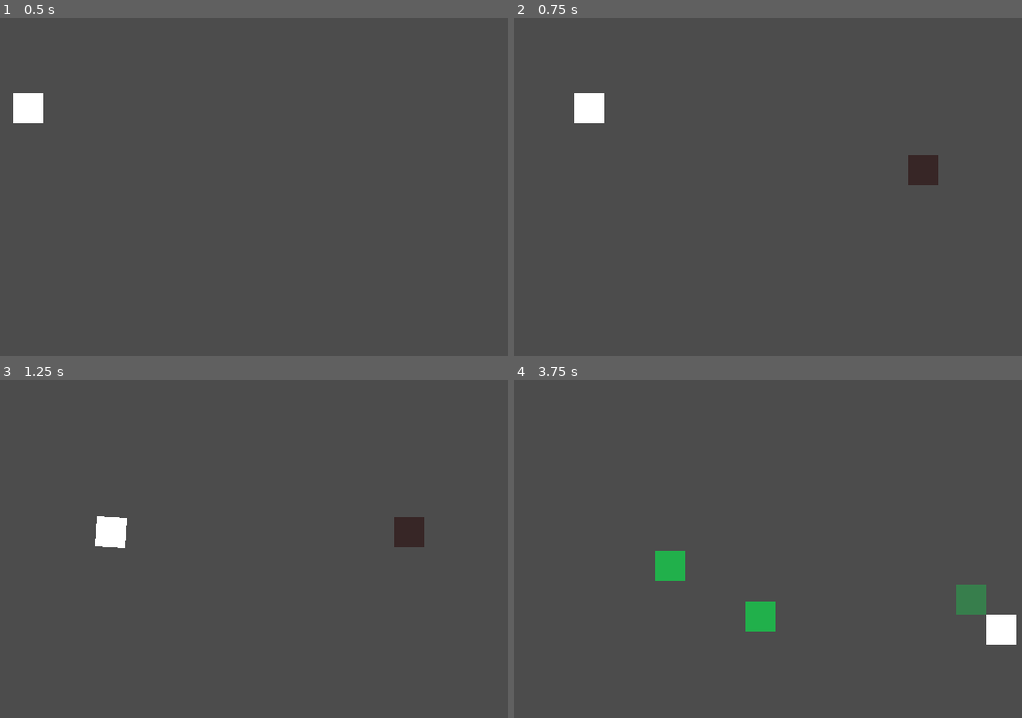
Above: before the commit, frames 1-4 (two rows, left to right).
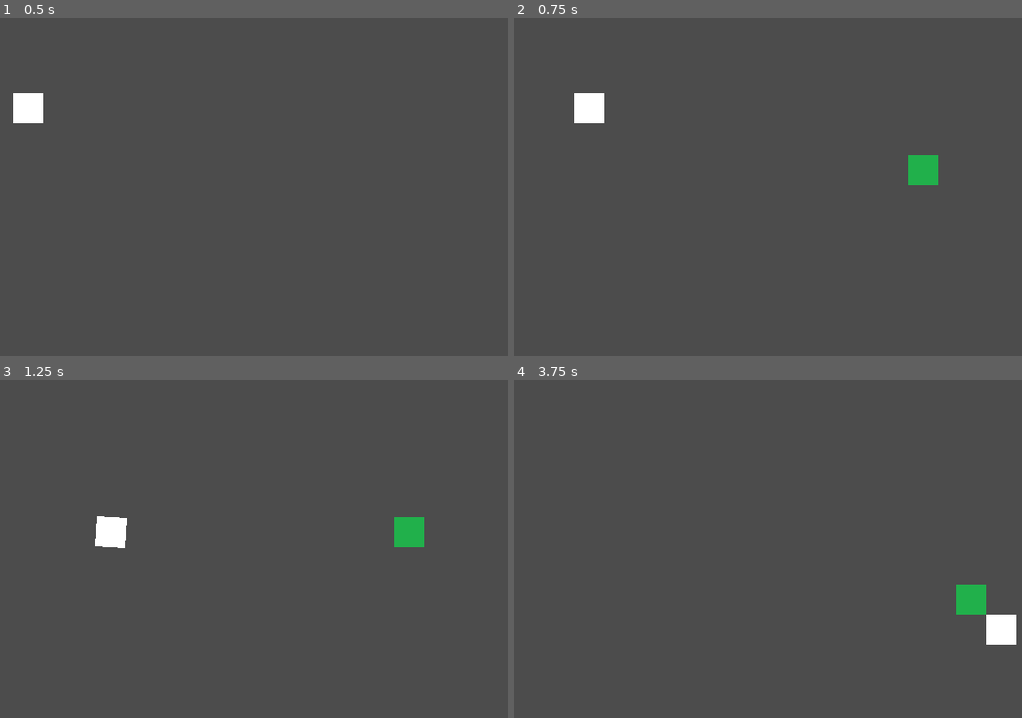
Above: after the commit, the same moments.

Repository: TylerPelaez/TowerCard
Game: Godot game, scene res://World/TestLevel.tscn
Two runs of this game, one before a commit and one after it. Both use one fixed random seed, a clock stepped at 60 frames per second and the inputs below.
Inputs (mouse positions are in pixels of both pictures, inside the frame that each line leads up to):
- Up to frame 1 (0.5 s): no input
- Up to frame 2 (0.75 s): move the mouse to (925, 170) at 0.52 s; tap E (dev_place_tower) at 0.6 s
- Up to frame 3 (1.25 s): no input
- Up to frame 4 (3.75 s): move the mouse to (671, 565) at 1.27 s; click (671, 565) at 1.35 s; move the mouse to (849, 474) at 2.02 s; tap E (dev_place_tower) at 2.1, 3.6 s; move the mouse to (762, 616) at 2.77 s; click (762, 616) at 2.85 s; move the mouse to (971, 599) at 3.52 s

Frame 1 is identical in both runs. In frame 2, 0.5% of the frame differs, in the area x 77-84%, y 40-50%; in frame 3, 0.5%; in frame 4, 1.6%, in the area x 27-93%, y 50-75%.
Error after the commit: Parse Error: Parse error: Spaces used before tabs on a line (res://Towers/BaseTower.gd:29)

Commit message:
WIP: Towers can shoot now

Diff:
--- /dev/null
+++ b/Other/Hitbox.gd
@@ -0,0 +1,7 @@
+extends Area2D
+
+export var damage := 1
+
+
+func _on_Hitbox_area_entered(hurtbox):
+	hurtbox.emit_signal("hit", damage)
--- /dev/null
+++ b/Other/Hitbox.tscn
@@ -0,0 +1,11 @@
+[gd_scene load_steps=2 format=2]
+
+[ext_resource path="res://Other/Hitbox.gd" type="Script" id=1]
+
+[node name="Hitbox" type="Area2D"]
+collision_layer = 0
+collision_mask = 0
+script = ExtResource( 1 )
+
+[node name="Collider" type="CollisionShape2D" parent="."]
+[connection signal="area_entered" from="." to="." method="_on_Hitbox_area_entered"]
--- /dev/null
+++ b/Other/Hurtbox.gd
@@ -0,0 +1,4 @@
+extends Area2D
+
+# warning-ignore:unused_signal
+signal hit(damage)
--- /dev/null
+++ b/Other/Hurtbox.tscn
@@ -0,0 +1,10 @@
+[gd_scene load_steps=2 format=2]
+
+[ext_resource path="res://Other/Hurtbox.gd" type="Script" id=1]
+
+[node name="Hurtbox" type="Area2D"]
+collision_layer = 0
+collision_mask = 0
+script = ExtResource( 1 )
+
+[node name="Collider" type="CollisionShape2D" parent="."]
--- a/Player/PlayerController.gd
+++ b/Player/PlayerController.gd
@@ -31,13 +31,13 @@
 			held_tower.global_position = held_tower.get_global_mouse_position()
 
 			if !can_place_held_tower():
-				held_tower.setCantPlaceColor()
+				held_tower.set_cant_place_color()
 				return
 
 			if Input.is_action_just_pressed("place_tower"):
 				_place_tower()
 			else:
-				held_tower.setCanPlaceColor()
+				held_tower.set_can_place_color()
 
 func set_level_placement_area(area: Node) -> void:
 	level_placement_area = area
--- /dev/null
+++ b/Towers/BaseProjectile.gd
@@ -0,0 +1,10 @@
+extends Node2D
+
+func _ready():
+	pass
+
+func _on_Hitbox_area_entered(area):
+	queue_free()
+
+func _on_Hitbox_body_entered(body):
+	queue_free()
--- /dev/null
+++ b/Towers/BaseProjectile.tscn
@@ -0,0 +1,15 @@
+[gd_scene load_steps=3 format=2]
+
+[ext_resource path="res://Other/Hitbox.tscn" type="PackedScene" id=1]
+[ext_resource path="res://Towers/BaseProjectile.gd" type="Script" id=2]
+
+[node name="BaseProjectile" type="Node2D"]
+script = ExtResource( 2 )
+
+[node name="Sprite" type="Sprite" parent="."]
+
+[node name="VisibilityNotifier2D" type="VisibilityNotifier2D" parent="."]
+
+[node name="Hitbox" parent="." instance=ExtResource( 1 )]
+[connection signal="area_entered" from="Hitbox" to="." method="_on_Hitbox_area_entered"]
+[connection signal="body_entered" from="Hitbox" to="." method="_on_Hitbox_body_entered"]
--- a/Towers/BaseTower.gd
+++ b/Towers/BaseTower.gd
@@ -1,25 +1,77 @@
 extends Area2D
 class_name BaseTower
 
-const cantPlaceColor: Color = Color(1, 0, 0, 0.5)
-const transparentColor: Color = Color(1, 1, 1, 0.5)
-const opaqueColor: Color = Color(1, 1, 1, 1)
+const RED_TRANSPARENT_COLOR: Color = Color(1, 0, 0, 0.5)
+const GREEN_TRANSPARENT_COLOR: Color = Color(0, 1, 0, 0.5)
+const DEFAULT_COLOR: Color = Color(1, 1, 1, 1)
 
-onready var sprite = $Sprite
+export var attack_range: float = 30 setget set_attack_range
+export var cooldown: float
+
+onready var sprite: Sprite = $Sprite
+onready var attackRange: Area2D = $AttackRange
+onready var attackRangeCollider: CollisionShape2D = $AttackRange/CollisionShape
+onready var fireBulletTimer: Timer = $FireBulletTimer
+
 var active: bool = false
+var draw_range: bool = false
 
 func _ready() -> void:
-	sprite.modulate = transparentColor
+	sprite.modulate = GREEN_TRANSPARENT_COLOR
+	draw_range = true
 
-func _process(delta: float) -> void:
-	pass
+func _physics_process(delta: float) -> void:
+	if !active:
+		return
+
+	if fireBulletTimer.time_left <= 0:
+		var target = find_target()
+	 	if target != null:
+			fire(target)
+
+	# Force _draw() to be called
+	update()
+
+
+func _draw() -> void:
+	if draw_range || Utils.DRAW_DEBUG:
+		draw_circle(Vector2.ZERO, attack_range, Color(0, 0, 1, 0.25))
+
+func set_attack_range(value: float) -> void:
+	attack_range = value
+	set_range_collider_size()
+
+func set_range_collider_size() -> void:
+	if attackRangeCollider.shape is CircleShape2D:
+		attackRangeCollider.shape.radius = attack_range
 
 func build_tower() -> void:
-	sprite.modulate = opaqueColor
+	sprite.modulate = DEFAULT_COLOR
 	active = true
+	draw_range = false
+	attackRangeCollider.disabled = false
+	set_range_collider_size()
 
-func setCantPlaceColor() -> void:
-	sprite.modulate = cantPlaceColor
+# This returns a BaseEnemy, or null if none found
+# TODO: make this not be so terribly inefficient.
+func find_target():
+	var overlappingAreas = get_overlapping_areas()
+	if overlappingAreas.empty():
+		return null
 
-func setCanPlaceColor() -> void:
-	sprite.modulate = transparentColor
+	var maxUnitOffset: float = -1.0
+	var target = null
+	for area in overlappingAreas:
+		if area is BaseEnemy && area.unit_offset > maxUnitOffset:
+			maxUnitOffset = area.unit_offset
+			target = area
+	return target
+
+func fire(target: BaseEnemy) -> void:
+
+
+func set_cant_place_color() -> void:
+	sprite.modulate = RED_TRANSPARENT_COLOR
+
+func set_can_place_color() -> void:
+	sprite.modulate = GREEN_TRANSPARENT_COLOR
--- a/Towers/BaseTower.tscn
+++ b/Towers/BaseTower.tscn
@@ -1,6 +1,9 @@
-[gd_scene load_steps=2 format=2]
+[gd_scene load_steps=3 format=2]
 
 [ext_resource path="res://Towers/BaseTower.gd" type="Script" id=1]
+
+[sub_resource type="CircleShape2D" id=1]
+radius = 0.01
 
 [node name="BaseTower" type="Area2D"]
 collision_mask = 3
@@ -9,3 +12,14 @@
 [node name="Sprite" type="Sprite" parent="."]
 
 [node name="PlacementCollider" type="CollisionShape2D" parent="."]
+
+[node name="AttackRange" type="Area2D" parent="."]
+collision_layer = 0
+collision_mask = 4
+
+[node name="CollisionShape2D" type="CollisionShape2D" parent="AttackRange"]
+shape = SubResource( 1 )
+disabled = true
+
+[node name="FireBulletTimer" type="Timer" parent="."]
+autostart = true
--- /dev/null
+++ b/Utils.gd
@@ -0,0 +1,3 @@
+extends Node
+
+var DRAW_DEBUG = true
--- a/project.godot
+++ b/project.godot
@@ -41,6 +41,10 @@
 config/name="TowerCard"
 run/main_scene="res://World/TestLevel.tscn"
 config/icon="res://icon.png"
+
+[autoload]
+
+Utils="*res://Utils.gd"
 
 [display]
 
@@ -96,6 +100,7 @@
 
 2d_physics/layer_1="Towers"
 2d_physics/layer_2="PlacementArea"
+2d_physics/layer_3="Enemies"
 
 [rendering]
 
